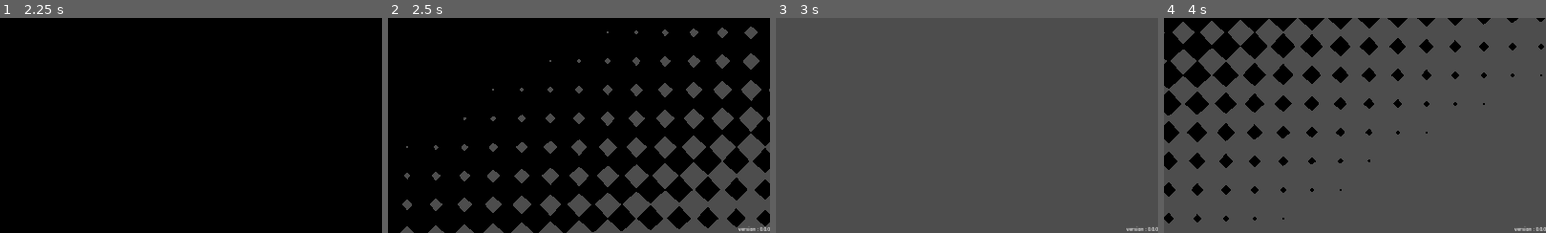
Above: before the commit, frames 1-4 (left to right).
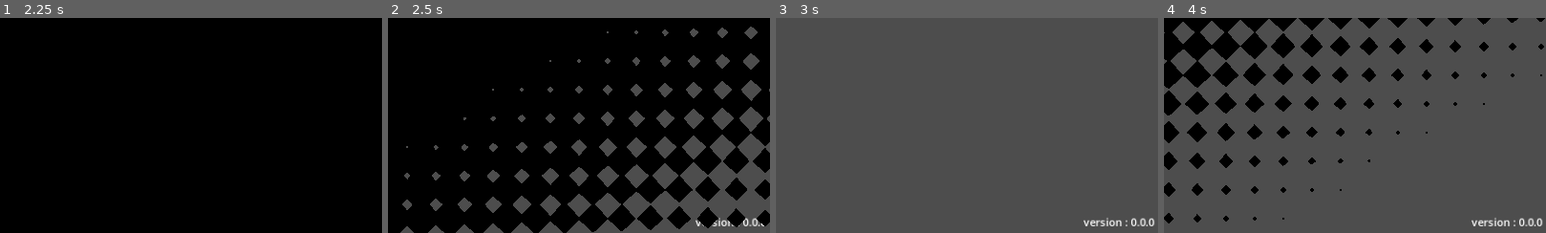
Above: after the commit, the same moments.

Repository: rakugoteam/Rakugo-Game-Template
Game: Godot game, scene res://scenes/Bootstrap/bootstrap.tscn
The game is run twice, just before and just after one commit, with the same random seed, the same clock (stepped at 60 frames per second) and the same inputs. The engine's default icon, where the game draws it, is replaced by a stand-in: a white triangle on a blue panel in a dark square.
Inputs (mouse positions are % of the whole screen's width and height, from its top left):
- Up to frame 1 (2.25 s): tap Enter (ui_accept) at 0.5, 0.77, 1.25, 1.52, 2 s; move the mouse to (72, 45) at 0.52 s; hold D (move_right) 0.53-1.28 s; tap E (interact) at 0.6, 2.1 s; click (72, 45) at 0.67 s; move the mouse to (30, 55) at 1.27 s; hold S (move_down) 1.28-2.03 s; click (30, 55) at 1.35 s; move the mouse to (60, 28) at 2.02 s; hold D (move_right) from 2.03 s (still down)
- Up to frame 2 (2.5 s): keep holding D (move_right)
- Up to frame 3 (3 s): move the mouse to (45, 70) at 2.77 s; release D (move_right) at 2.78 s; hold W (move_up) from 2.78 s (still down); click (45, 70) at 2.85 s
- Up to frame 4 (4 s): tap Enter (ui_accept) at 3.02 s; release W (move_up) at 3.5 s; click "Play" at 3.5 s
The pictures show only the part of the screen within x 50-100%, y 50-100%; the shares and areas given below are measured in that part.

Frame 1 is identical in both runs. In frame 2, 0.3% of the frame differs, in the area x 80-100%, y 92-100%; in frame 3, 0.5%; in frame 4, 0.5%.

Commit message:
fix #6
Remove var version_number in MainMenu.gd and use the ProjectSettings one
Set ProjectSetings("application/config/version") to "0.0.0"
Increase the font size of the label version in MainMenu.tscn

Diff:
--- a/project.godot
+++ b/project.godot
@@ -11,6 +11,7 @@
 [application]
 
 config/name="Rakugo Game Template"
+config/version="0.0.0"
 run/main_scene="res://scenes/Bootstrap/bootstrap.tscn"
 config/features=PackedStringArray("4.3")
 config/icon="res://icon.svg"
--- a/scenes/MainMenu/MainMenu.gd
+++ b/scenes/MainMenu/MainMenu.gd
@@ -1,7 +1,5 @@
 class_name MainMenu
 extends Control
-
-@export var version_number : String = '0.0.0'
 
 var sub_menu
 
@@ -53,7 +51,7 @@
 	else:
 		confirm_popup.get_ok_button().pressed.connect(_on_exit_confirmed)
 
-	%VersionNumber.text = "version : %s" % version_number
+	%VersionNumber.text = "version : " + str(ProjectSettings.get_setting("application/config/version", ""))
 
 	if Template_position=="Right" :
 		header_margin.size_flags_horizontal  = SIZE_SHRINK_END
--- a/scenes/MainMenu/MainMenu.tscn
+++ b/scenes/MainMenu/MainMenu.tscn
@@ -34,11 +34,13 @@
 anchor_top = 1.0
 anchor_right = 1.0
 anchor_bottom = 1.0
-offset_left = -88.0
-offset_top = -26.0
+offset_left = -93.0
+offset_top = -30.0
+offset_right = -5.0
+offset_bottom = -4.0
 grow_horizontal = 0
 grow_vertical = 0
-theme_override_font_sizes/font_size = 8
+theme_override_font_sizes/font_size = 18
 horizontal_alignment = 2
 vertical_alignment = 2
 
